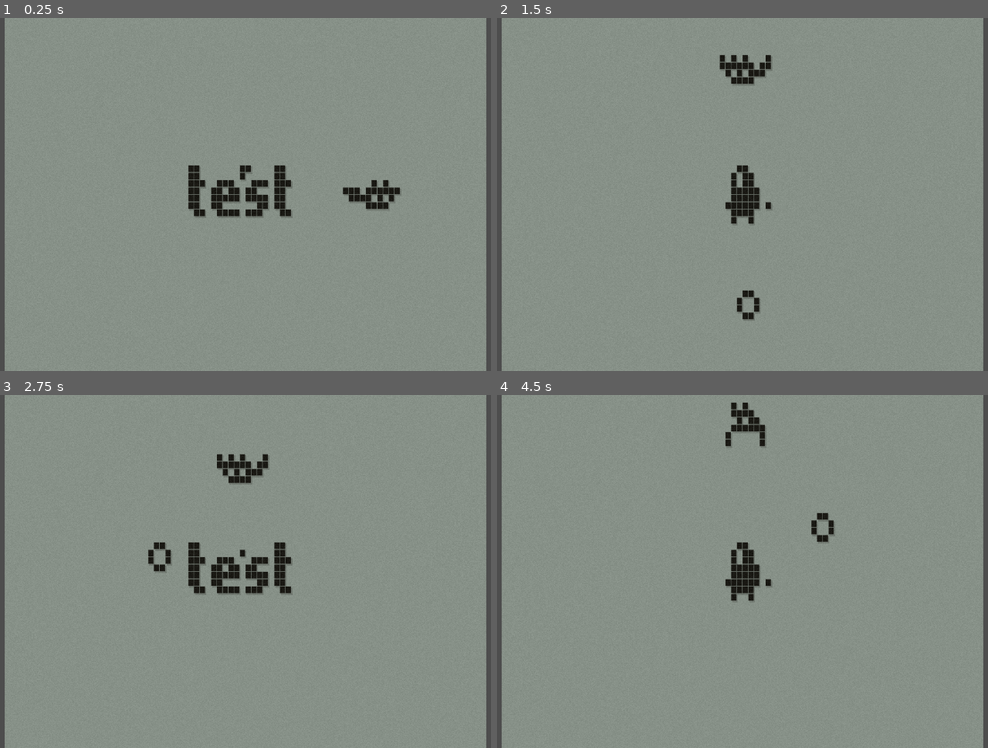
Above: before the commit, frames 1-4 (two rows, left to right).
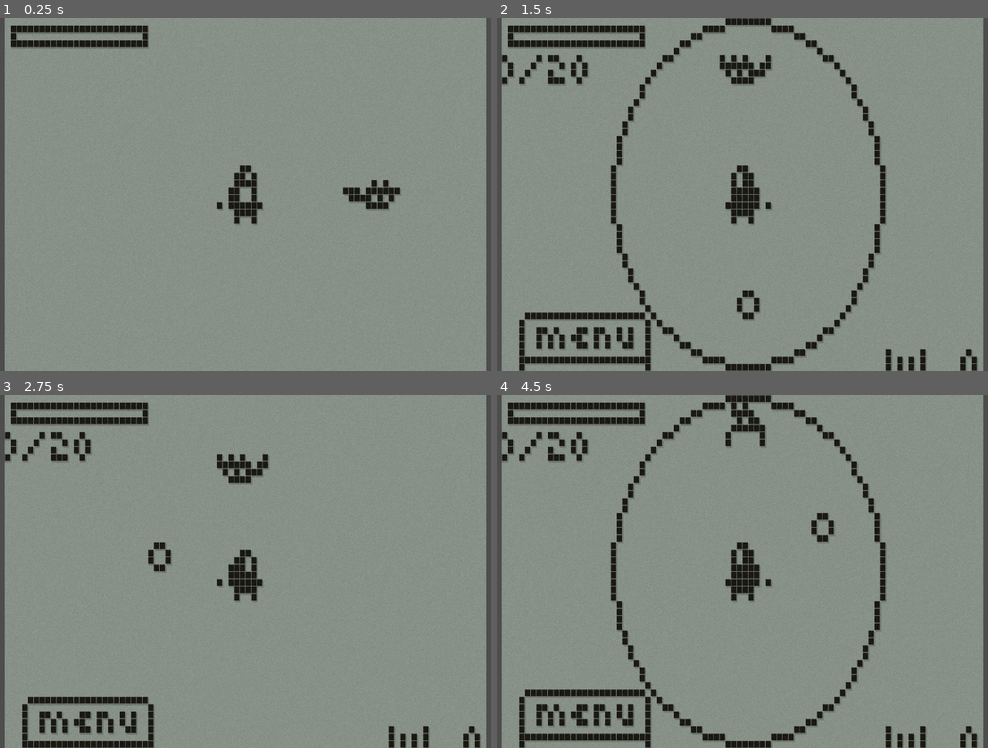
Above: after the commit, the same moments.

Repository: Eptwalabha/template-nokiajam
Game: Godot game, scene res://main.tscn
The game is run twice, just before and just after one commit, with the same random seed, the same clock (stepped at 60 frames per second) and the same inputs.
Inputs:
- Up to frame 1 (0.25 s): no input
- Up to frame 2 (1.5 s): tap Keypad 8 (key_2) at 0.6 s; tap Keypad 4 (key_4) at 1.35 s
- Up to frame 3 (2.75 s): tap Keypad 6 (key_6) at 2.1 s
- Up to frame 4 (4.5 s): tap Keypad 2 (key_8) at 2.85 s; tap Keypad 8 (key_2) at 3.6 s; tap Keypad 4 (key_4) at 4.35 s

The runs differ from the first frame. In frame 1, 2.7% of the frame differs, in the area x 2-60%, y 2-59%; in frame 2, 7.4%, in the area x 0-98%, y 0-100%; in frame 3, 5.5%; in frame 4, 7.4%.

Commit message:
Game UI

Diff:
--- a/project.godot
+++ b/project.godot
@@ -46,6 +46,7 @@
 key_2={
 "deadzone": 0.5,
 "events": [Object(InputEventKey,"resource_local_to_scene":false,"resource_name":"","device":-1,"window_id":0,"alt_press …(183 unchanged characters)…
+, Object(InputEventKey,"resource_local_to_scene":false,"resource_name":"","device":-1,"window_id":0,"alt_pressed":false,"shift_pressed":false,"ctrl_pressed":false,"meta_pressed":false,"pressed":false,"keycode":0,"physical_keycode":4194320,"key_label":0,"unicode":0,"echo":false,"script":null)
 ]
 }
 key_3={
@@ -56,6 +57,7 @@
 key_4={
 "deadzone": 0.5,
 "events": [Object(InputEventKey,"resource_local_to_scene":false,"resource_name":"","device":-1,"window_id":0,"alt_press …(183 unchanged characters)…
+, Object(InputEventKey,"resource_local_to_scene":false,"resource_name":"","device":-1,"window_id":0,"alt_pressed":false,"shift_pressed":false,"ctrl_pressed":false,"meta_pressed":false,"pressed":false,"keycode":0,"physical_keycode":4194319,"key_label":0,"unicode":0,"echo":false,"script":null)
 ]
 }
 key_5={
@@ -66,6 +68,7 @@
 key_6={
 "deadzone": 0.5,
 "events": [Object(InputEventKey,"resource_local_to_scene":false,"resource_name":"","device":-1,"window_id":0,"alt_press …(183 unchanged characters)…
+, Object(InputEventKey,"resource_local_to_scene":false,"resource_name":"","device":-1,"window_id":0,"alt_pressed":false,"shift_pressed":false,"ctrl_pressed":false,"meta_pressed":false,"pressed":false,"keycode":0,"physical_keycode":4194321,"key_label":0,"unicode":0,"echo":false,"script":null)
 ]
 }
 key_7={
@@ -76,6 +79,7 @@
 key_8={
 "deadzone": 0.5,
 "events": [Object(InputEventKey,"resource_local_to_scene":false,"resource_name":"","device":-1,"window_id":0,"alt_press …(183 unchanged characters)…
+, Object(InputEventKey,"resource_local_to_scene":false,"resource_name":"","device":-1,"window_id":0,"alt_pressed":false,"shift_pressed":false,"ctrl_pressed":false,"meta_pressed":false,"pressed":false,"keycode":0,"physical_keycode":4194322,"key_label":0,"unicode":0,"echo":false,"script":null)
 ]
 }
 key_9={
--- a/scene/UI/In-Game/in_game_ui.gd
+++ b/scene/UI/In-Game/in_game_ui.gd
@@ -1,27 +1,19 @@
 extends Control
 
-# Hello hello, Cromain. Try to stay in this (in_game_ui.tscn) scene for all the in game UI work.
-# It is already set up to activate and deactive when time is frozen via the scripts below.
-# You shouldn't have to worry about implementing any code in the actual game scene itself.
+# 1280x720
 
-# The UI is currently set to the viewport size of 1280x720, don't change that.
-# It will automatically scale the UI correctly when you run the game
-# So it will be weird because the text is gonna be really small while editing,
-# but it will be right in the game. See the "test" text label as an example of that
+@onready var freeze_ui = $FreezeUI
+@onready var animation_player = $AnimationPlayer
 
 ## Current active state. Used by the game node in game.tscn
 var active = true
 
-
 ## GameUI activation script. Will run once when time is frozen
 func activate():
 	active = true
-	visible = true
-	# any activation code can go here
-
+	animation_player.play("freeze_in")
 
 ## GameUI deactivation script. Will run once when time is unfrozen
 func deactivate():
 	active = false
-	visible = false
-	# any deactivation code can go here
+	animation_player.play("freeze_out")
--- a/scene/UI/In-Game/in_game_ui.tscn
+++ b/scene/UI/In-Game/in_game_ui.tscn
@@ -1,23 +1,282 @@
-[gd_scene load_steps=2 format=3 uid="uid://bhcy5fgbb6s73"]
+[gd_scene load_steps=18 format=3 uid="uid://bhcy5fgbb6s73"]
 
 [ext_resource type="Script" path="res://scene/UI/In-Game/in_game_ui.gd" id="1_lrcwv"]
+[ext_resource type="Texture2D" uid="uid://lht3o21c208r" path="res://assets/img/UI/In-Game/game_ui.png" id="2_5mt6n"]
+[ext_resource type="FontFile" uid="uid://djah1i7xp3xuf" path="res://assets/fonts/tiny/tiny.ttf" id="3_n7d6q"]
+[ext_resource type="Texture2D" uid="uid://bgqykclphb43n" path="res://assets/img/UI/In-Game/menu_button/menu_1.png" id="4_5c4fw"]
+[ext_resource type="Texture2D" uid="uid://hdugydt1pe5u" path="res://assets/img/UI/In-Game/menu_button/menu_2.png" id="5_5gqm8"]
+[ext_resource type="Texture2D" uid="uid://ckmdxpqeopblj" path="res://assets/img/UI/In-Game/freeze_anim.png" id="6_x0utj"]
+
+[sub_resource type="AtlasTexture" id="AtlasTexture_qlrd7"]
+atlas = ExtResource("2_5mt6n")
+region = Rect2(1, 60, 24, 3)
+
+[sub_resource type="AtlasTexture" id="AtlasTexture_apaq6"]
+atlas = ExtResource("2_5mt6n")
+region = Rect2(2, 58, 22, 1)
+
+[sub_resource type="AtlasTexture" id="AtlasTexture_fjxpw"]
+atlas = ExtResource("6_x0utj")
+region = Rect2(0, 0, 84, 48)
+
+[sub_resource type="AtlasTexture" id="AtlasTexture_g47vv"]
+atlas = ExtResource("2_5mt6n")
+region = Rect2(0, 46, 84, 2)
+
+[sub_resource type="AtlasTexture" id="AtlasTexture_5pd5y"]
+atlas = ExtResource("2_5mt6n")
+region = Rect2(0, 43, 84, 2)
+
+[sub_resource type="AtlasTexture" id="AtlasTexture_kj3gn"]
+atlas = ExtResource("2_5mt6n")
+region = Rect2(0, 41, 84, 1)
+
+[sub_resource type="AnimatedTexture" id="AnimatedTexture_fmkev"]
+frames = 2
+frame_0/texture = ExtResource("4_5c4fw")
+frame_0/duration = 0.5
+frame_1/texture = ExtResource("5_5gqm8")
+frame_1/duration = 0.5
+
+[sub_resource type="Animation" id="Animation_mji63"]
+resource_name = "freeze_in"
+length = 0.333337
+step = 0.0333333
+tracks/0/type = "value"
+tracks/0/imported = false
+tracks/0/enabled = true
+tracks/0/path = NodePath("FreezeUI/TimeFreezeAnim:texture:region")
+tracks/0/interp = 1
+tracks/0/loop_wrap = true
+tracks/0/keys = {
+"times": PackedFloat32Array(0, 0.0333333, 0.0666667, 0.1, 0.133333, 0.166667, 0.2, 0.233333),
+"transitions": PackedFloat32Array(1, 1, 1, 1, 1, 1, 1, 1),
+"update": 1,
+"values": [Rect2(0, 0, 84, 48), Rect2(84, 0, 84, 48), Rect2(168, 0, 84, 48), Rect2(252, 0, 84, 48), Rect2(336, 0, 84, 48), Rect2(420, 0, 84, 48), Rect2(504, 0, 84, 48), Rect2(0, 0, 84, 48)]
+}
+tracks/1/type = "value"
+tracks/1/imported = false
+tracks/1/enabled = true
+tracks/1/path = NodePath("FreezeUI/BottomBar:position")
+tracks/1/interp = 1
+tracks/1/loop_wrap = true
+tracks/1/keys = {
+"times": PackedFloat32Array(0, 0.333333),
+"transitions": PackedFloat32Array(1, 1),
+"update": 0,
+"values": [Vector2(0, 52), Vector2(0, 38)]
+}
+tracks/2/type = "value"
+tracks/2/imported = false
+tracks/2/enabled = true
+tracks/2/path = NodePath("FreezeUI/HpText:position")
+tracks/2/interp = 1
+tracks/2/loop_wrap = true
+tracks/2/keys = {
+"times": PackedFloat32Array(0, 0.333333),
+"transitions": PackedFloat32Array(1, 1),
+"update": 0,
+"values": [Vector2(-22, 4), Vector2(2, 4)]
+}
+
+[sub_resource type="Animation" id="Animation_3tcjd"]
+length = 0.001
+tracks/0/type = "value"
+tracks/0/imported = false
+tracks/0/enabled = true
+tracks/0/path = NodePath("FreezeUI/TimeFreezeAnim:texture:region")
+tracks/0/interp = 1
+tracks/0/loop_wrap = true
+tracks/0/keys = {
+"times": PackedFloat32Array(0),
+"transitions": PackedFloat32Array(1),
+"update": 0,
+"values": [Rect2(0, 0, 84, 48)]
+}
+tracks/1/type = "value"
+tracks/1/imported = false
+tracks/1/enabled = true
+tracks/1/path = NodePath("FreezeUI/BottomBar:position")
+tracks/1/interp = 1
+tracks/1/loop_wrap = true
+tracks/1/keys = {
+"times": PackedFloat32Array(0),
+"transitions": PackedFloat32Array(1),
+"update": 0,
+"values": [Vector2(0, 53)]
+}
+tracks/2/type = "value"
+tracks/2/imported = false
+tracks/2/enabled = true
+tracks/2/path = NodePath("FreezeUI/HpText:position")
+tracks/2/interp = 1
+tracks/2/loop_wrap = true
+tracks/2/keys = {
+"times": PackedFloat32Array(0),
+"transitions": PackedFloat32Array(1),
+"update": 0,
+"values": [Vector2(-22, 4)]
+}
+
+[sub_resource type="Animation" id="Animation_ogkk0"]
+resource_name = "freeze_out"
+length = 0.333337
+step = 0.0333333
+tracks/0/type = "value"
+tracks/0/imported = false
+tracks/0/enabled = true
+tracks/0/path = NodePath("FreezeUI/TimeFreezeAnim:texture:region")
+tracks/0/interp = 1
+tracks/0/loop_wrap = true
+tracks/0/keys = {
+"times": PackedFloat32Array(0, 0.0333333, 0.0666667, 0.1, 0.133333, 0.166667, 0.2, 0.233333),
+"transitions": PackedFloat32Array(1, 1, 1, 1, 1, 1, 1, 1),
+"update": 1,
+"values": [Rect2(0, 0, 84, 48), Rect2(504, 0, 84, 48), Rect2(420, 0, 84, 48), Rect2(336, 0, 84, 48), Rect2(252, 0, 84, 48), Rect2(168, 0, 84, 48), Rect2(84, 0, 84, 48), Rect2(0, 0, 84, 48)]
+}
+tracks/1/type = "value"
+tracks/1/imported = false
+tracks/1/enabled = true
+tracks/1/path = NodePath("FreezeUI/BottomBar:position")
+tracks/1/interp = 1
+tracks/1/loop_wrap = true
+tracks/1/keys = {
+"times": PackedFloat32Array(0, 0.333333),
+"transitions": PackedFloat32Array(1, 1),
+"update": 0,
+"values": [Vector2(0, 38), Vector2(0, 52)]
+}
+tracks/2/type = "value"
+tracks/2/imported = false
+tracks/2/enabled = true
+tracks/2/path = NodePath("FreezeUI/HpText:position")
+tracks/2/interp = 1
+tracks/2/loop_wrap = true
+tracks/2/keys = {
+"times": PackedFloat32Array(0, 0.333333),
+"transitions": PackedFloat32Array(1, 1),
+"update": 0,
+"values": [Vector2(2, 4), Vector2(-22, 4)]
+}
+
+[sub_resource type="AnimationLibrary" id="AnimationLibrary_ye48c"]
+_data = {
+"RESET": SubResource("Animation_3tcjd"),
+"freeze_in": SubResource("Animation_mji63"),
+"freeze_out": SubResource("Animation_ogkk0")
+}
 
 [node name="In-Game UI" type="Control"]
 layout_mode = 3
 anchors_preset = 15
 anchor_right = 1.0
 anchor_bottom = 1.0
+offset_right = 20.0
 grow_horizontal = 2
 grow_vertical = 2
 script = ExtResource("1_lrcwv")
 
-[node name="test" type="Label" parent="."]
-layout_mode = 1
-anchors_preset = 15
+[node name="HpBar" type="TextureProgressBar" parent="."]
+z_index = 2
+layout_mode = 0
+offset_left = 1.0
+offset_top = 1.0
+offset_right = 25.0
+offset_bottom = 4.0
+value = 98.0
+texture_under = SubResource("AtlasTexture_qlrd7")
+texture_progress = SubResource("AtlasTexture_apaq6")
+texture_progress_offset = Vector2(1, 1)
+
+[node name="FreezeUI" type="Control" parent="."]
+anchors_preset = 0
+offset_right = 84.0
+offset_bottom = 48.0
+
+[node name="TimeFreezeAnim" type="TextureRect" parent="FreezeUI"]
+layout_mode = 1
+anchors_preset = 8
+anchor_left = 0.5
+anchor_top = 0.5
+anchor_right = 0.5
+anchor_bottom = 0.5
+offset_left = -42.0
+offset_top = -24.0
+offset_right = 42.0
+offset_bottom = 24.0
+grow_horizontal = 2
+grow_vertical = 2
+texture = SubResource("AtlasTexture_fjxpw")
+
+[node name="HpText" type="Label" parent="FreezeUI"]
+layout_mode = 1
+offset_left = -22.0
+offset_top = 4.0
+offset_right = 18.0
+offset_bottom = 12.0
+theme_override_colors/font_outline_color = Color(0, 0, 0, 0)
+theme_override_fonts/font = ExtResource("3_n7d6q")
+theme_override_font_sizes/font_size = 6
+text = "20/20"
+
+[node name="BottomBar" type="Control" parent="FreezeUI"]
+layout_mode = 1
+anchors_preset = 12
+anchor_top = 1.0
 anchor_right = 1.0
 anchor_bottom = 1.0
-grow_horizontal = 2
-grow_vertical = 2
-text = "test"
-horizontal_alignment = 1
-vertical_alignment = 1
+offset_top = 5.0
+offset_bottom = 15.0
+grow_horizontal = 2
+grow_vertical = 0
+
+[node name="LevelText" type="Label" parent="FreezeUI/BottomBar"]
+layout_mode = 1
+anchors_preset = 3
+anchor_left = 1.0
+anchor_top = 1.0
+anchor_right = 1.0
+anchor_bottom = 1.0
+offset_left = -40.0
+offset_top = -8.0
+grow_horizontal = 0
+grow_vertical = 0
+theme_override_colors/font_outline_color = Color(0, 0, 0, 0)
+theme_override_fonts/font = ExtResource("3_n7d6q")
+theme_override_font_sizes/font_size = 6
+text = "lvl. 0"
+horizontal_alignment = 2
+
+[node name="XpBar" type="TextureProgressBar" parent="FreezeUI/BottomBar"]
+layout_mode = 1
+anchors_preset = 7
+anchor_left = 0.5
+anchor_top = 1.0
+anchor_right = 0.5
+anchor_bottom = 1.0
+offset_left = -42.0
+offset_top = -2.0
+offset_right = 42.0
+grow_horizontal = 2
+grow_vertical = 0
+value = 50.0
+texture_under = SubResource("AtlasTexture_g47vv")
+texture_over = SubResource("AtlasTexture_5pd5y")
+texture_progress = SubResource("AtlasTexture_kj3gn")
+texture_progress_offset = Vector2(0, 1)
+
+[node name="SpaceBarIcon" type="TextureRect" parent="FreezeUI/BottomBar"]
+layout_mode = 1
+anchors_preset = 2
+anchor_top = 1.0
+anchor_bottom = 1.0
+offset_top = -13.0
+offset_right = 29.0
+offset_bottom = -3.0
+grow_vertical = 0
+texture = SubResource("AnimatedTexture_fmkev")
+
+[node name="AnimationPlayer" type="AnimationPlayer" parent="."]
+libraries = {
+"": SubResource("AnimationLibrary_ye48c")
+}
Binary file added: assets/fonts/tiny/tiny.ttf
Not shown, added: assets/fonts/tiny/tiny.ttf.import
Binary file added: assets/img/UI/In-Game/freeze_anim.png
Not shown, added: assets/img/UI/In-Game/freeze_anim.png.import
Binary file added: assets/img/UI/In-Game/game_ui.png
Not shown, added: assets/img/UI/In-Game/game_ui.png.import
Binary file added: assets/img/UI/In-Game/menu_button/menu_1.png
Not shown, added: assets/img/UI/In-Game/menu_button/menu_1.png.import
Binary file added: assets/img/UI/In-Game/menu_button/menu_2.png
Not shown, added: assets/img/UI/In-Game/menu_button/menu_2.png.import
